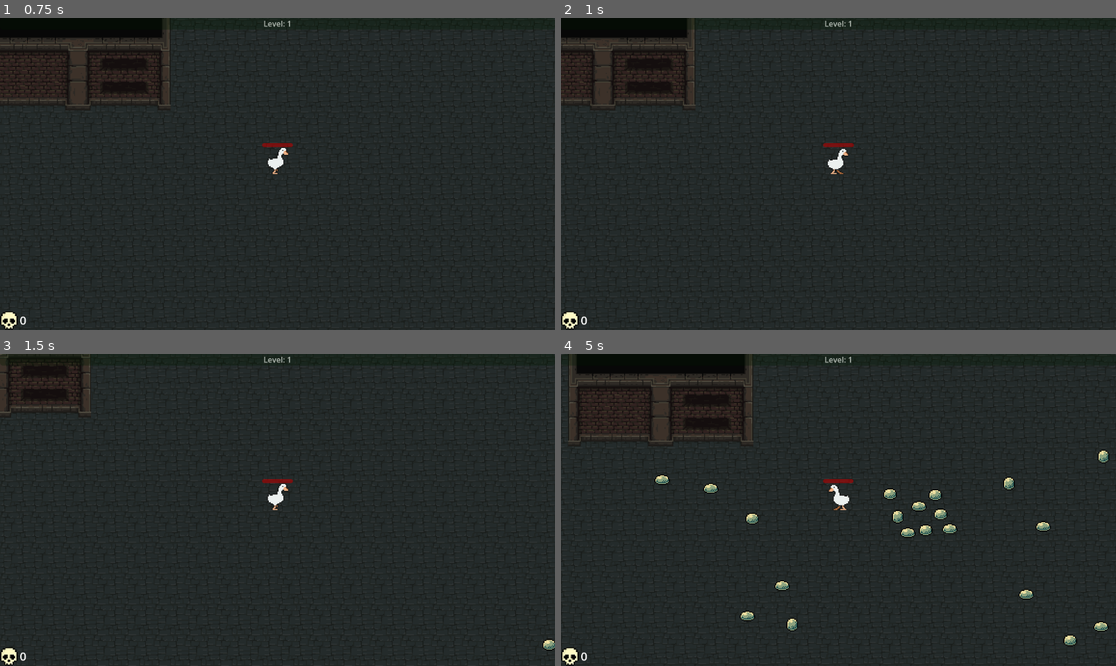
Above: before the commit, frames 1-4 (two rows, left to right).
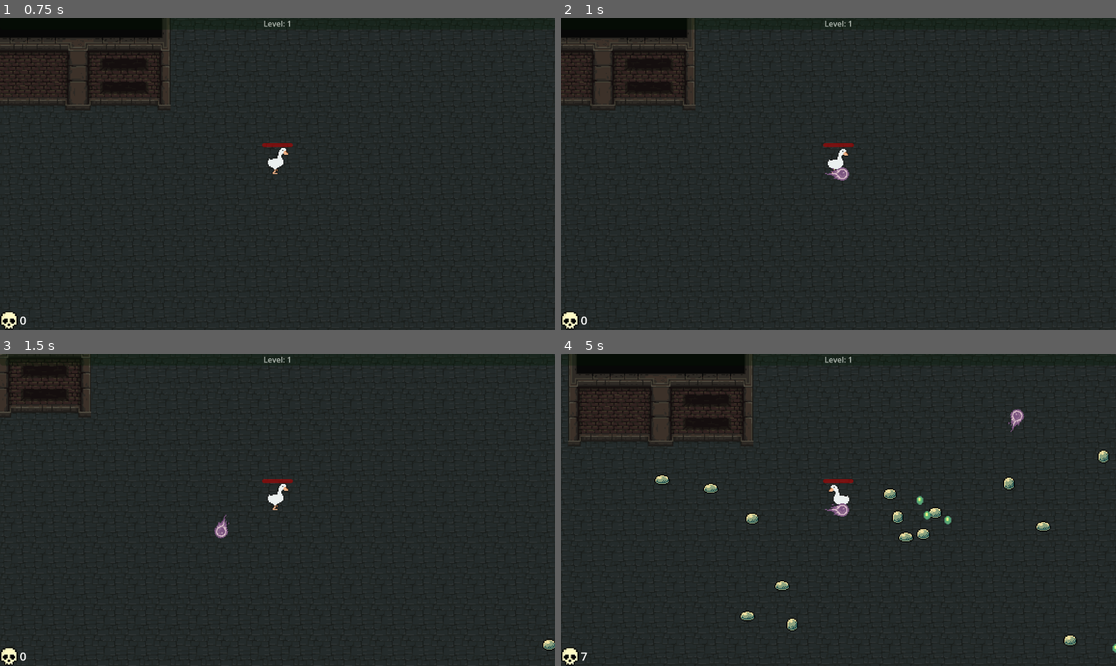
Above: after the commit, the same moments.

Repository: arko-poet/godot-games
Game: Godot game, scene res://sauce/main.tscn
Same seed, same stepped clock (60 frames per second), same inputs: the game is played once before the commit and once after it.
Inputs:
- Up to frame 1 (0.75 s): tap Enter at 0.5 s; hold D (move_right) from 0.53 s (still down)
- Up to frame 2 (1 s): keep holding D (move_right)
- Up to frame 3 (1.5 s): release D (move_right) at 1.28 s; hold S (move_down) from 1.28 s (still down)
- Up to frame 4 (5 s): release S (move_down) at 2.03 s; hold D (move_right) 2.03-2.78 s; hold W (move_up) 2.78-3.53 s; hold A (move_left) from 3.53 s (still down)

Frame 1 is identical in both runs. In frame 2, 0.1% of the frame differs, in the area x 47-52%, y 47-53%; in frame 3, 0.1%; in frame 4, 1.0%, in the area x 3-100%, y 17-99%.

Commit message:
refactor(survivors): fire staff becomes balls

Diff:
--- a/survivors/project.godot
+++ b/survivors/project.godot
@@ -14,6 +14,14 @@
 run/main_scene="res://sauce/main.tscn"
 config/features=PackedStringArray("4.6", "Forward Plus")
 config/icon="uid://b7a0o5xnfdp44"
+
+[autoload]
+
+Globals="*uid://cfo652day2fv8"
+
+[debug]
+
+file_logging/enable_file_logging=true
 
 [input]
 
--- /dev/null
+++ b/survivors/sauce/ball.gd
@@ -0,0 +1,34 @@
+class_name Ball
+extends Projectile
+
+const BASE_SPEED := 100
+var bounce := 5
+var bounce_distance := 100
+
+
+func _ready() -> void:
+	_set_direction()
+
+
+func _physics_process(delta: float) -> void:
+	rotation = direction.angle()
+	position += direction * BASE_SPEED * delta
+
+
+func _on_body_entered(body: Node2D) -> void:
+	if body.is_in_group("monsters"):
+		if bounce > 0:
+			bounce -= 1
+			_next_target()
+		else:
+			queue_free()
+		body.call_deferred("hit", damage)
+
+
+func _next_target() -> void:
+	var enemy : Node2D = Globals.find_nearest_enemy(global_position)
+	if global_position.distance_to(enemy.global_position) < bounce_distance:
+		target = enemy
+		_set_direction()
+	else:
+		queue_free()
--- a/survivors/sauce/fireball.tscn
+++ b/survivors/sauce/ball.tscn
@@ -1,23 +1,23 @@
 [gd_scene format=3 uid="uid://7phw4cyec6q1"]
 
-[ext_resource type="Texture2D" uid="uid://b7eixecff1h8w" path="res://assets/fire_bullets/All_Fire_Bullet_Pixel_16x16_06.png" id="1_jqpc6"]
-[ext_resource type="PackedScene" uid="uid://7qjv0qyipjw8" path="res://sauce/projectile.tscn" id="1_l8gjs"]
-[ext_resource type="Script" uid="uid://3co8rsy58qsh" path="res://sauce/fireball.gd" id="1_t6b4q"]
+[ext_resource type="PackedScene" uid="uid://7qjv0qyipjw8" path="res://sauce/projectile.tscn" id="1_04phn"]
+[ext_resource type="Script" uid="uid://3co8rsy58qsh" path="res://sauce/ball.gd" id="2_wxt7p"]
+[ext_resource type="Texture2D" uid="uid://b7eixecff1h8w" path="res://assets/fire_bullets/All_Fire_Bullet_Pixel_16x16_06.png" id="3_0nm32"]
 
 [sub_resource type="AtlasTexture" id="AtlasTexture_qujof"]
-atlas = ExtResource("1_jqpc6")
+atlas = ExtResource("3_0nm32")
 region = Rect2(256, 240, 32, 16)
 
 [sub_resource type="AtlasTexture" id="AtlasTexture_348n5"]
-atlas = ExtResource("1_jqpc6")
+atlas = ExtResource("3_0nm32")
 region = Rect2(288, 240, 32, 16)
 
 [sub_resource type="AtlasTexture" id="AtlasTexture_7wud7"]
-atlas = ExtResource("1_jqpc6")
+atlas = ExtResource("3_0nm32")
 region = Rect2(320, 240, 32, 16)
 
 [sub_resource type="AtlasTexture" id="AtlasTexture_wk1on"]
-atlas = ExtResource("1_jqpc6")
+atlas = ExtResource("3_0nm32")
 region = Rect2(352, 240, 32, 16)
 
 [sub_resource type="SpriteFrames" id="SpriteFrames_kvvf7"]
@@ -43,8 +43,8 @@
 [sub_resource type="CircleShape2D" id="CircleShape2D_amh8k"]
 radius = 8.0
 
-[node name="Fireball" unique_id=1721435030 instance=ExtResource("1_l8gjs")]
-script = ExtResource("1_t6b4q")
+[node name="Ball" unique_id=1721435030 instance=ExtResource("1_04phn")]
+script = ExtResource("2_wxt7p")
 
 [node name="Animated" type="AnimatedSprite2D" parent="." index="0" unique_id=1955013424]
 sprite_frames = SubResource("SpriteFrames_kvvf7")
--- /dev/null
+++ b/survivors/sauce/balls.gd
@@ -0,0 +1,12 @@
+extends Weapon
+
+const BallScene := preload("res://sauce/ball.tscn")
+
+
+func _attack() -> void:
+	var ball : Ball = BallScene.instantiate()
+	ball.damage = damage
+	if target:
+		ball.target = target
+	ball.global_position = global_position
+	projectile_root.add_child(ball)
--- /dev/null
+++ b/survivors/sauce/balls.tscn
@@ -0,0 +1,8 @@
+[gd_scene format=3 uid="uid://yj34xq67ejo6"]
+
+[ext_resource type="PackedScene" uid="uid://mxtxxy6qqk06" path="res://sauce/weapon.tscn" id="1_en827"]
+[ext_resource type="Script" uid="uid://b22n8gkk5cw1b" path="res://sauce/balls.gd" id="2_xoubm"]
+
+[node name="Balls" unique_id=12557176 instance=ExtResource("1_en827")]
+script = ExtResource("2_xoubm")
+damage = 5
--- a/survivors/chakram.gd
+++ b/survivors/sauce/chakram.gd
@@ -10,6 +10,7 @@
 
 
 func _ready() -> void:
+	_set_direction()
 	center = global_position
 	angle = direction.angle()
 
--- a/survivors/sauce/chakram.tscn
+++ b/survivors/sauce/chakram.tscn
@@ -1,6 +1,6 @@
 [gd_scene format=3 uid="uid://c1xxl37c8ca6i"]
 
-[ext_resource type="Script" uid="uid://od16htrdmn74" path="res://chakram.gd" id="1_dgn7x"]
+[ext_resource type="Script" uid="uid://od16htrdmn74" path="res://sauce/chakram.gd" id="1_dgn7x"]
 [ext_resource type="PackedScene" uid="uid://7qjv0qyipjw8" path="res://sauce/projectile.tscn" id="1_gvym2"]
 [ext_resource type="Texture2D" uid="uid://c7b5oxumeoosy" path="res://assets/Trap and Weapon/00 All.png" id="2_gvym2"]
 
--- a/survivors/sauce/chakrams.gd
+++ b/survivors/sauce/chakrams.gd
@@ -6,10 +6,7 @@
 
 func _attack():
 	var chakram := Chakram.instantiate()
-	if target:
-		chakram.direction = (target - global_position).normalized()
-	else:
-		chakram.direction  = Vector2(1, 0)
 	chakram.damage = damage
+	chakram.target = target
 	chakram.global_position = global_position
 	projectile_root.add_child(chakram)
--- a/survivors/sauce/fire_staff.gd
+++ /dev/null
@@ -1,15 +0,0 @@
-extends Weapon
-
-const FireballScene := preload("res://sauce/fireball.tscn")
-
-
-func _attack() -> void:
-	var fireball : Fireball = FireballScene.instantiate()
-	fireball.damage = damage
-	if target:
-		fireball.direction = (target - global_position).normalized()
-		fireball.rotation = fireball.direction.angle()
-	else:
-		fireball.direction  = Vector2(1, 0)
-	fireball.global_position = global_position
-	projectile_root.add_child(fireball)
--- a/survivors/sauce/fire_staff.tscn
+++ /dev/null
@@ -1,11 +0,0 @@
-[gd_scene format=3 uid="uid://yj34xq67ejo6"]
-
-[ext_resource type="PackedScene" uid="uid://mxtxxy6qqk06" path="res://sauce/weapon.tscn" id="1_2b7m0"]
-[ext_resource type="Script" uid="uid://b22n8gkk5cw1b" path="res://sauce/fire_staff.gd" id="1_u7bxs"]
-
-[node name="FireStaff" unique_id=12557176 instance=ExtResource("1_2b7m0")]
-script = ExtResource("1_u7bxs")
-damage = 5
-
-[node name="CooldownTimer" parent="." index="0" unique_id=390843552]
-wait_time = 5.0
--- a/survivors/sauce/fireball.gd
+++ /dev/null
@@ -1,15 +0,0 @@
-class_name Fireball
-extends Projectile
-
-
-const BASE_SPEED := 100
-
-
-func _physics_process(delta: float) -> void:
-	position += direction * BASE_SPEED * delta
-
-
-func _on_body_entered(body: Node2D) -> void:
-	if body.is_in_group("monsters"):
-		body.call_deferred("hit", damage)
-		queue_free()
--- /dev/null
+++ b/survivors/sauce/globals.gd
@@ -0,0 +1,16 @@
+extends Node
+
+
+func find_nearest_enemy(position : Vector2) -> Node2D:
+	var nearest_enemy : Node2D = null
+	var nearest_distance : float
+	for e in get_tree().get_nodes_in_group("monsters"):
+		if not nearest_enemy:
+			nearest_enemy = e
+			nearest_distance = position .distance_squared_to(e.global_position)
+			continue
+		var e_distance = position .distance_squared_to(e.global_position)
+		if e_distance < nearest_distance:
+			nearest_enemy = e
+			nearest_distance = e_distance
+	return nearest_enemy
--- a/survivors/sauce/projectile.gd
+++ b/survivors/sauce/projectile.gd
@@ -2,8 +2,8 @@
 extends Node2D
 
 var damage : int
+var target : Node2D
 var direction : Vector2
-
 
 func _on_ttl_timeout() -> void:
 	queue_free()
@@ -12,3 +12,10 @@
 func _on_body_entered(body: Node2D) -> void:
 	if body.is_in_group("monsters"):
 		body.call_deferred("hit", damage)
+
+
+func _set_direction() -> void:
+	if target:
+		direction = (target.global_position - global_position).normalized()
+	else:
+		direction = Vector2(1, 0)
--- a/survivors/sauce/spear.gd
+++ b/survivors/sauce/spear.gd
@@ -4,6 +4,11 @@
 
 const BASE_SPEED := 100
 var pierce := 5
+
+
+func _ready():
+	_set_direction()
+	rotation = direction.angle()
 
 
 func _physics_process(delta: float) -> void:
--- a/survivors/sauce/spears.gd
+++ b/survivors/sauce/spears.gd
@@ -5,11 +5,7 @@
 
 func _attack() -> void:
 	var spear : Spear = SpearScene.instantiate()
+	spear.target = target
 	spear.damage = damage
-	if target:
-		spear.direction = (target - global_position).normalized()
-		spear.rotation = spear.direction.angle()
-	else:
-		spear.direction  = Vector2(1, 0)
 	spear.global_position = global_position
 	projectile_root.add_child(spear)
--- a/survivors/sauce/sword.gd
+++ b/survivors/sauce/sword.gd
@@ -5,12 +5,13 @@
 var attack_time := 0.25
 @onready var hit_box: CollisionShape2D = $HitBox/Collision
 
+
 func _ready() -> void:
 	_deactivate()
 
 
 func _attack() -> void:
-	position = (target - global_position).normalized() * SWIPE_RADIUS
+	position = (target.global_position - global_position).normalized() * SWIPE_RADIUS
 	rotation = position.normalized().angle()
 	var t : Tween = create_tween()
 	t.tween_method(_sword_swipe, rotation - HALF_CONE, rotation + HALF_CONE, attack_time)
--- a/survivors/sauce/weapon.gd
+++ b/survivors/sauce/weapon.gd
@@ -3,11 +3,12 @@
 
 @export_range(0, 9999) var damage : int = 1
 var projectile_root : Node2D ## reference where weapon creates projectiles
-var target : Vector2
+var target : Node2D
 @onready var cooldown_timer: Timer = $CooldownTimer
 
 
 func _on_cooldown_timer_timeout() -> void:
+	target = Globals.find_nearest_enemy(global_position)
 	_attack()
 
 
--- a/survivors/sauce/weapon_manager.gd
+++ b/survivors/sauce/weapon_manager.gd
@@ -1,8 +1,8 @@
 extends Node2D
 
-enum WeaponID {FIRE_STAFF, SWORD, CHAKRAMS, SPEARS}
+enum WeaponID {BALLS, SWORD, CHAKRAMS, SPEARS}
 const WEAPON_SCENES := {
-	WeaponID.FIRE_STAFF : preload("res://sauce/fire_staff.tscn"),
+	WeaponID.BALLS : preload("res://sauce/balls.tscn"),
 	WeaponID.SWORD : preload("res://sauce/sword.tscn"),
 	WeaponID.CHAKRAMS : preload("res://sauce/chakrams.tscn"),
 	WeaponID.SPEARS: preload("res://sauce/spears.tscn"),
@@ -11,32 +11,10 @@
 
 
 func _ready() -> void:
-	#add_weapon(WeaponID.FIRE_STAFF)
+	add_weapon(WeaponID.BALLS)
 	#add_weapon(WeaponID.SWORD)
 	#add_weapon(WeaponID.CHAKRAMS)
-	add_weapon(WeaponID.SPEARS)
-
-
-func _process(_delta : float) -> void:
-	var target : Node2D = _find_nearest_enemy()
-	if target:
-		for weapon in weapons:
-			weapon.target = target.global_position
-
-
-func _find_nearest_enemy() -> Node2D:
-	var nearest_enemy : Node2D = null
-	var nearest_distance : float
-	for e in get_tree().get_nodes_in_group("monsters"):
-		if not nearest_enemy:
-			nearest_enemy = e
-			nearest_distance = global_position.distance_squared_to(e.global_position)
-			continue
-		var e_distance = global_position.distance_squared_to(e.global_position)
-		if e_distance < nearest_distance:
-			nearest_enemy = e
-			nearest_distance = e_distance
-	return nearest_enemy
+	#add_weapon(WeaponID.SPEARS)
 
 
 func add_weapon(weapon_id : WeaponID) -> void:
--- a/survivors/sauce/world.gd
+++ b/survivors/sauce/world.gd
@@ -5,6 +5,7 @@
 const MonsterScene := preload("res://sauce/monster.tscn")
 const CHUNK_COUNT := 3
 const SPAWN_TOLERANCE := 128.0
+const MAX_SPAWN_ATTEMPTS := 256
 var chunk_size : float
 var kill_count := 0
 @onready var left_chunk : WorldChunk = $Chunk
@@ -39,7 +40,12 @@
 	var point := monster_spawn_points.global_position
 	var nav_map := get_world_2d().navigation_map
 	var closest := NavigationServer2D.map_get_closest_point(nav_map, point)
+	var attempts := 0
 	while closest.distance_to(point) > SPAWN_TOLERANCE:
+		if attempts >= MAX_SPAWN_ATTEMPTS:
+			return Vector2.INF
+		attempts += 1
+
 		monster_spawn_points.progress_ratio = randf()
 		point = monster_spawn_points.global_position
 		closest = NavigationServer2D.map_get_closest_point(nav_map, point)
@@ -48,7 +54,10 @@
 
 func _on_monster_spawner_timeout() -> void:
 	var monster := MonsterScene.instantiate()
-	monster.global_position = get_monster_spawn_point()
+	var _spawn_point = get_monster_spawn_point()
+	if _spawn_point == Vector2.INF:
+		return
+	monster.global_position = _spawn_point
 	monster.set_target(player)
 	monster.connect("monster_died", _on_monster_killed)
 	add_child(monster)
Renamed: survivors/sauce/fireball.gd.uid -> survivors/sauce/ball.gd.uid
Renamed: survivors/sauce/fire_staff.gd.uid -> survivors/sauce/balls.gd.uid
Renamed: survivors/chakram.gd.uid -> survivors/sauce/chakram.gd.uid
Not shown, added: survivors/sauce/globals.gd.uid
